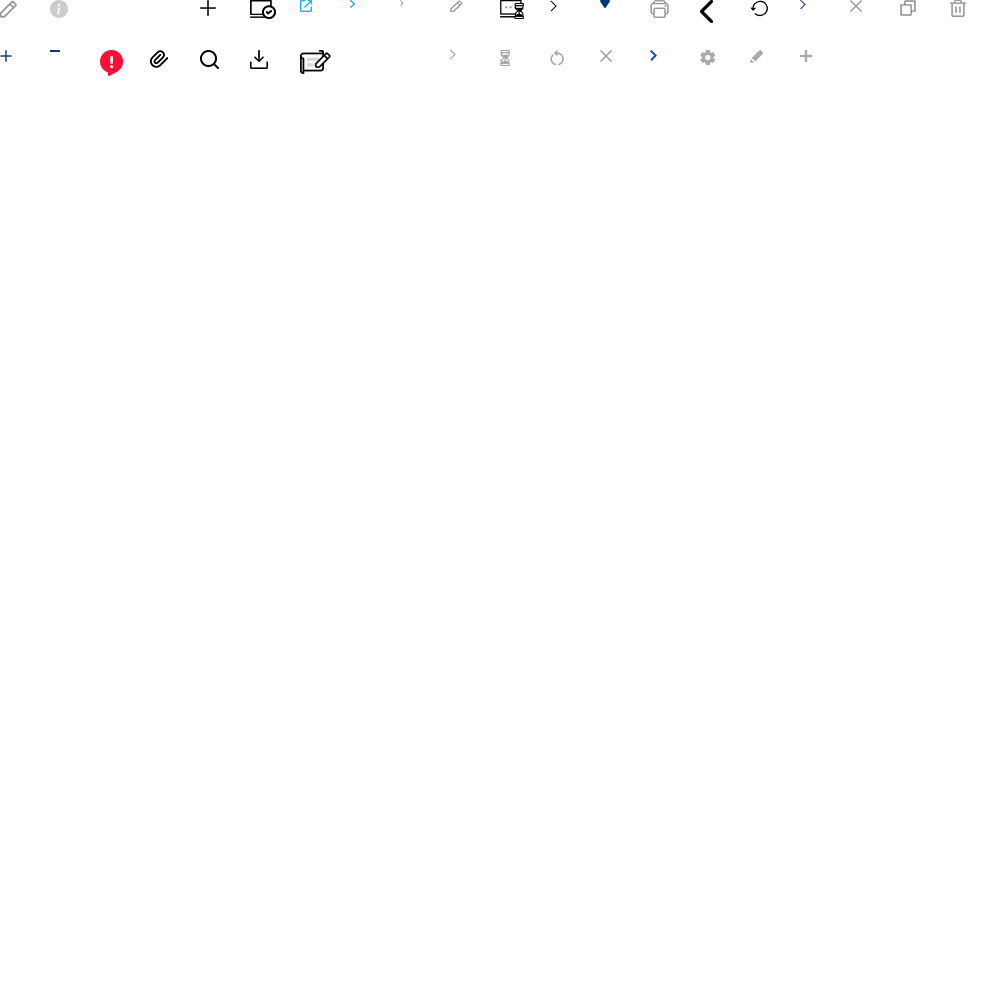
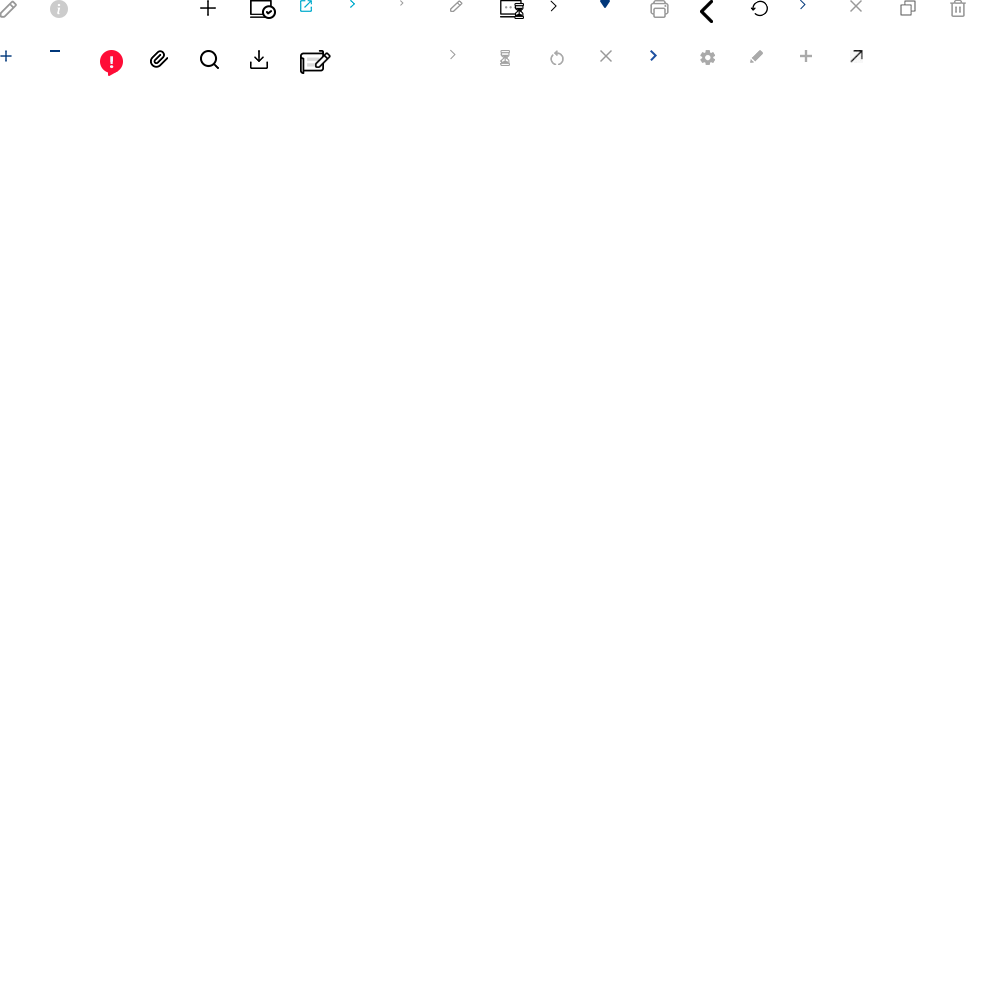
Layers edited between the first and the second 1000 x 1000 image:
added layer "레이어 53" in group "그룹 2" over left=850, top=50, right=863, bottom=63
